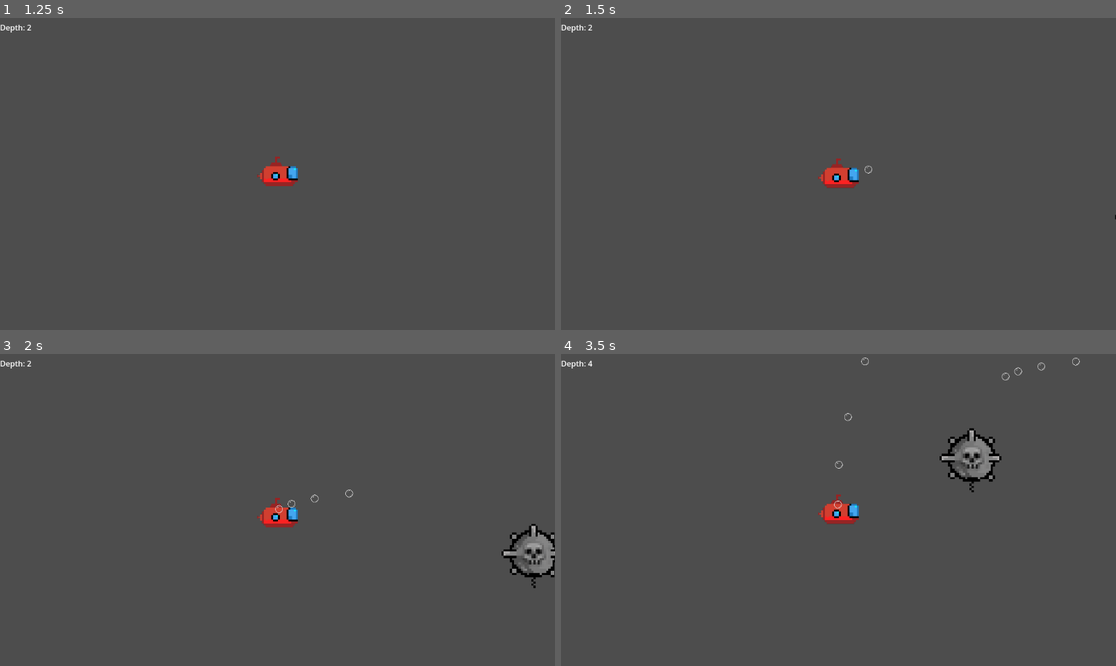
Above: before the commit, frames 1-4 (two rows, left to right).
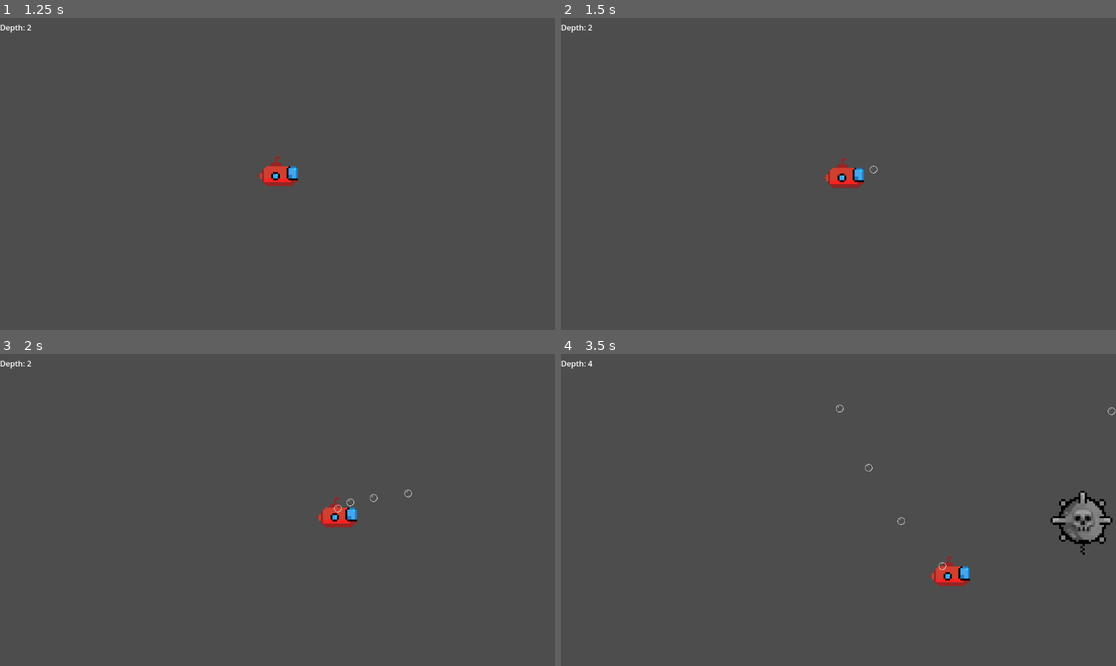
Above: after the commit, the same moments.

Repository: SStewart424/brackeys-game-jam-23
Game: Godot game, scene res://UI/StartScreen.tscn
The game is run twice, just before and just after one commit, with the same random seed, the same clock (stepped at 60 frames per second) and the same inputs.
Inputs (mouse positions are in pixels of both pictures, inside the frame that each line leads up to):
- Up to frame 1 (1.25 s): click "Start" at 0.5 s
- Up to frame 2 (1.5 s): tap Enter at 1.25 s; move the mouse to (960, 158) at 1.27 s; press the mouse at (960, 158) at 1.28 s; hold D (move_right) from 1.28 s (still down)
- Up to frame 3 (2 s): keep holding D (move_right)
- Up to frame 4 (3.5 s): move the mouse to (727, 525) at 2.02 s; release D (move_right) at 2.03 s; release the mouse at (727, 525) at 2.03 s; hold S (move_down) 2.03-2.78 s; tap Space (sonar) at 2.1 s; move the mouse to (894, 441) at 2.77 s; press the mouse at (894, 441) at 2.78 s; hold D (move_right) from 2.78 s (still down)

Frame 1 is identical in both runs. In frame 2, 0.4% of the frame differs, in the area x 46-100%, y 44-65%; in frame 3, 1.9%; in frame 4, 3.1%, in the area x 46-100%, y 1-75%.

Commit message:
add camera drag

Diff:
--- a/Units/Player.tscn
+++ b/Units/Player.tscn
@@ -69,5 +69,11 @@
 [node name="FireRateCooldownTimer" type="Timer" parent="."]
 
 [node name="Camera2D" type="Camera2D" parent="."]
+drag_horizontal_enabled = true
+drag_vertical_enabled = true
+drag_left_margin = 0.4
+drag_top_margin = 0.3
+drag_right_margin = 0.4
+drag_bottom_margin = 0.4
 
 [connection signal="timeout" from="FireRateCooldownTimer" to="." method="_on_fire_rate_cooldown_timer_timeout"]
